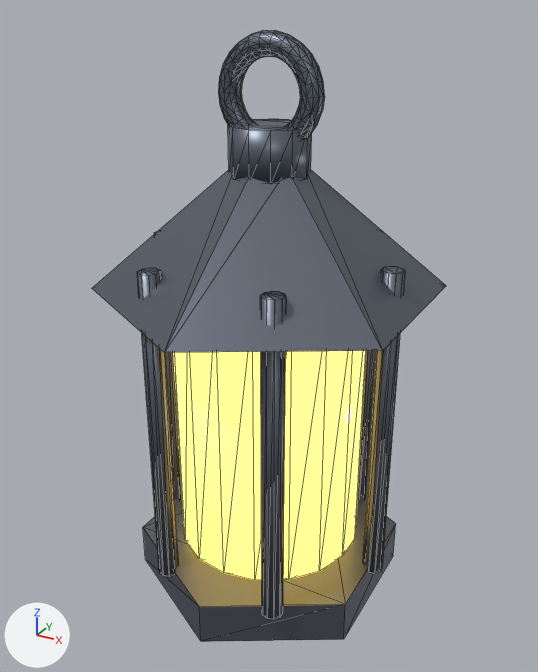
One commit to the Blender file assets/models/lanterne.blend: the scene before it, then after it.
The view is the same before and after, from a 50 mm camera at (0.704, -1.284, 0.636) aimed at (0.0, -0.003, -0.005). Arrows for +X, +Y and +Z are at lower left; the lights stay in place. The older version comes first. Mesh edges are drawn as thin lines.

Before the edit, the objects in view are built like this:
```python
mat_warmglow = principled_material('WarmGlow')
mat_warmglow.base_color = (1.0, 0.72, 0.18)  # yellow #ffdd76
mat_warmglow.metallic = 0.05
mat_warmglow.roughness = 0.15
mat_warmglow.emission_color = (1.0, 0.62, 0.12)  # orange #ffce61
mat_warmglow.emission_strength = 2.2
me_cylinder = bpy.data.meshes.new('Cylinder')
me_cylinder.from_pydata(...)  # 516 vertices, 992 faces; spans x -0.319..0.319, y -0.369..0.369, z -0.6..0.6
# faces by material slot: [924, 68]
me_cylinder.materials.append(mat_wroughtiron)  # grey #6c737e
me_cylinder.materials.append(mat_warmglow)  # yellow #ffdd76, glowing orange #ffce61
ob_lanterne = bpy.data.objects.new('lanterne', me_cylinder)
ob_lanterne.location = (0.0, 0.0, 0.0)
```
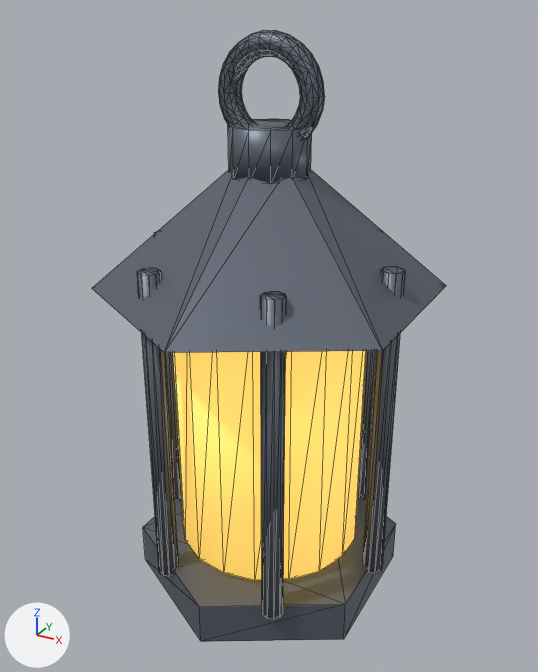
Changed parts and their boxes (x1, y1, x2, y2) in the pictures (538 x 672 px):
'lanterne', surface changed
    both: (140, 33, 395, 628)

The change, as a list of edits to the scene's bpy script:
```text
Change mat_warmglow:
    mat_warmglow.emission_strength: 2.2 -> 0.8
```
